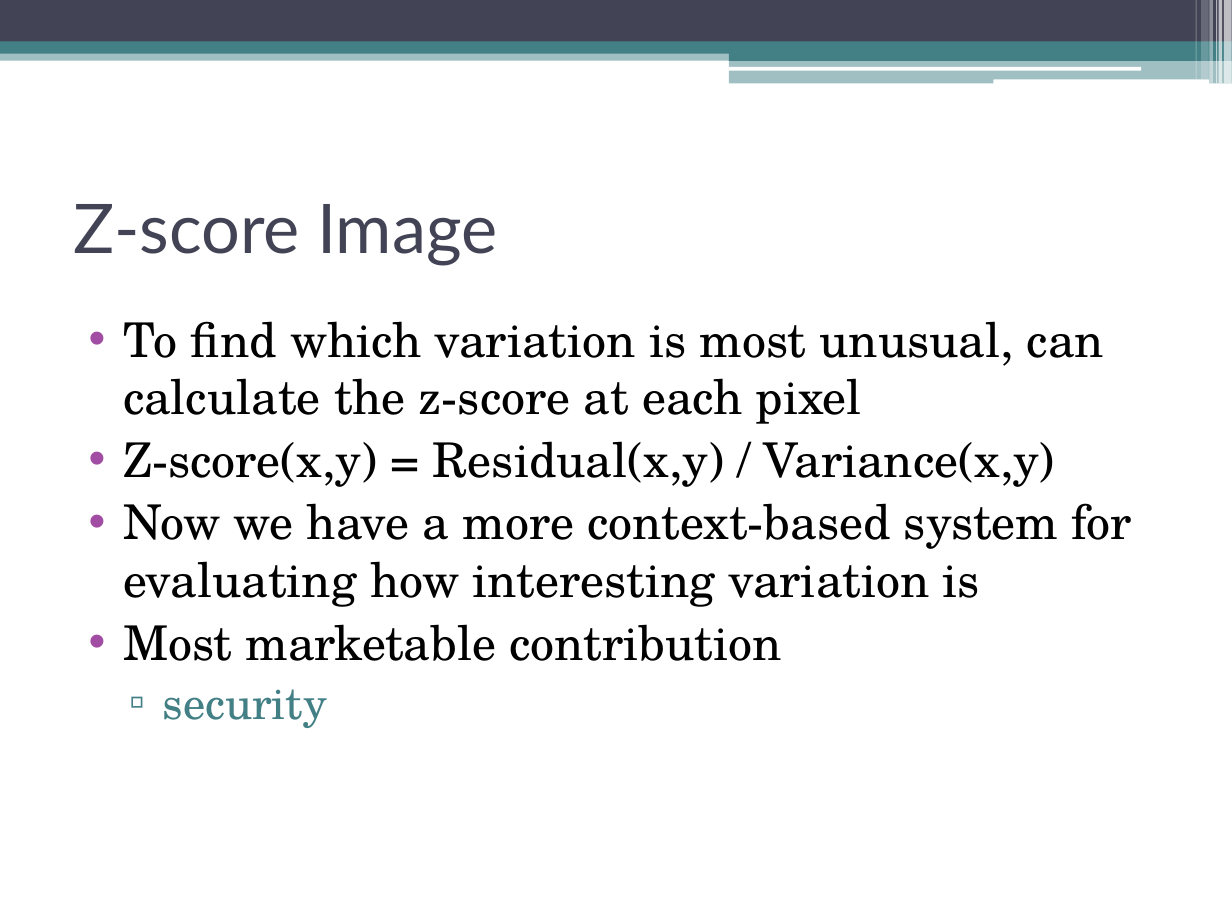
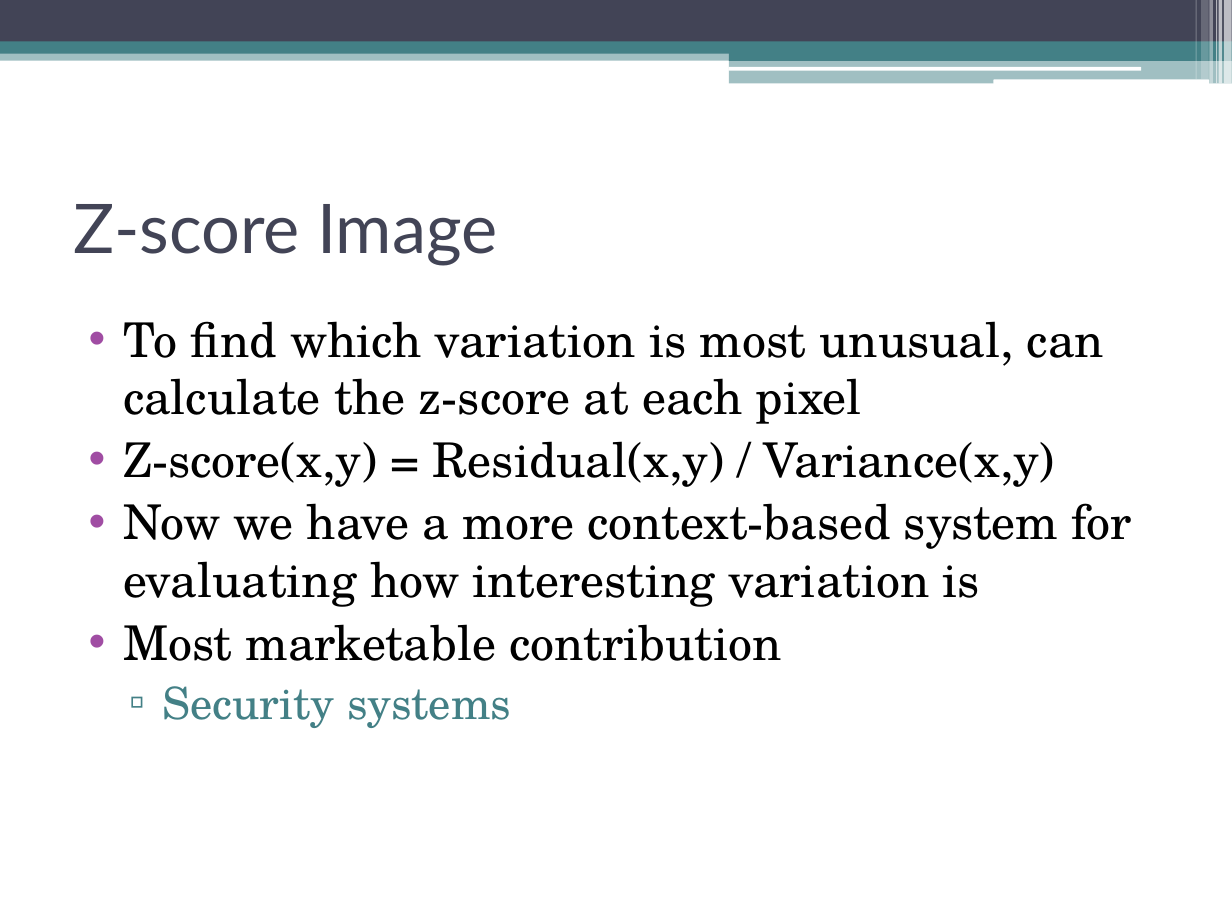
Before and after one commit to dyross/davidrossmastersproject, a slide deck: slide 31 of mastersProject/presentation/visualizationToolsForWebcams.pptx (slide 29 before the commit). Drawn at 1232x924 pixels with LibreOffice and Linux fonts; fonts in the diff are those of the drawing. Boxes give left, top, right and bottom in pixels: in the first picture for what was removed or moved away, otherwise in the second. Text is boxed around its words. In the diff, an @@ line names an element or a change of style, - is before the commit and + after.

```diff
--- a/mastersProject/presentation/visualizationToolsForWebcams.pptx
+++ b/mastersProject/presentation/visualizationToolsForWebcams.pptx
@@ text at (162,686,511,728): text changed @@
-  ▫ security
+  ▫ Security systems
```
Also in this commit, not shown: 3 other slides changed, 3 slides added.
